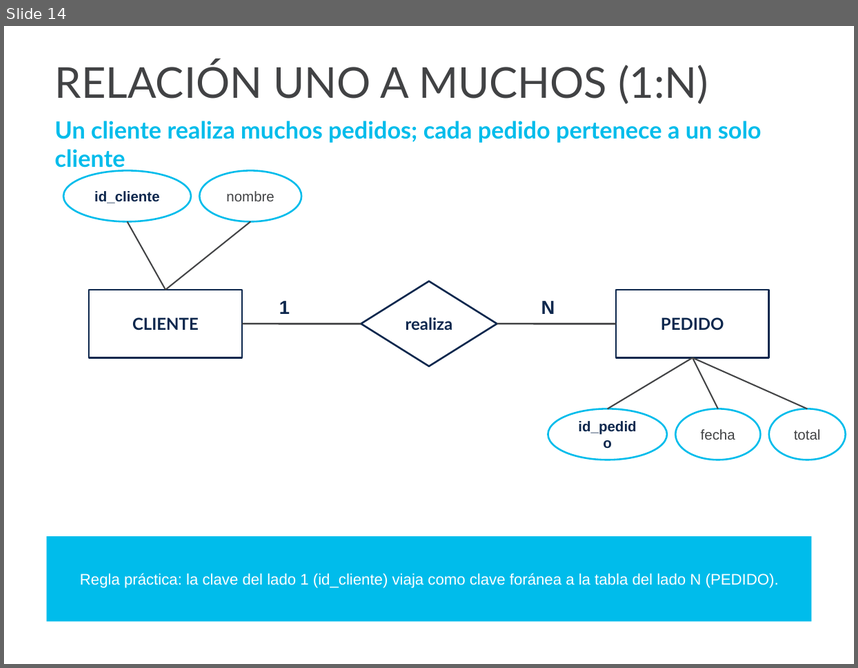
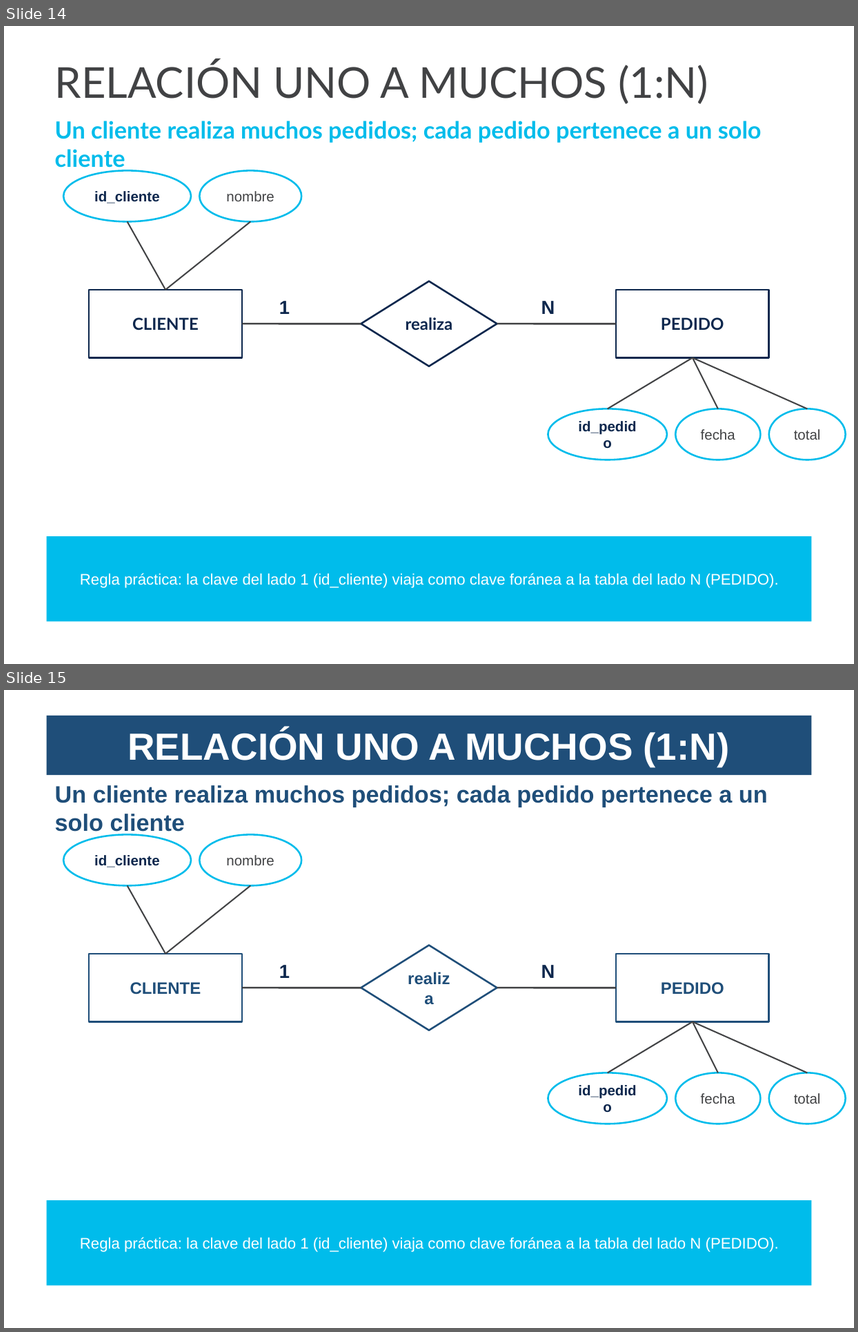
Before and after one commit to andcastillo/single_slide_creation, a slide deck: examples/generated_deck.pptx. Shown one above the other, each under a label of ours: slide 14 before the commit, slides 14 and 15 after it. The pictures are 858x668 and 858x1332 pixels, drawn with LibreOffice and Linux fonts; fonts in the diff are those of the drawing. Boxes give left, top, right and bottom in pixels: in the first picture for what was removed or moved away, otherwise in the second. Text is boxed around its words. In the diff, an @@ line names an element or a change of style, - is before the commit and + after.

Commit message:
add examples 2

```diff
--- a/examples/generated_deck.pptx
+++ b/examples/generated_deck.pptx
@@ slide 15 added at [4, 690, 854, 1328], background #FFFFFF @@
@@ rectangle added at [47, 716, 811, 775], fill #1F4E79, 32 pt, text #FFFFFF, bold @@
+RELACIÓN UNO A MUCHOS (1:N)
@@ text added at [55, 785, 768, 836], 20 pt, text #1F4E79, bold @@
+Un cliente realiza muchos pedidos; cada pedido pertenece a un solo cliente
@@ ellipse added at [63, 834, 191, 885], fill #FFFFFF, outline #00BCEB 1.5 pt, 12 pt, text #0D274D, bold @@
+id_cliente
@@ ellipse added at [199, 834, 301, 885], fill #FFFFFF, outline #00BCEB 1.5 pt, 12 pt, text #414244 @@
+nombre
@@ line added from (165, 954) to (128, 885), #414244 1.19 pt @@
@@ line added from (165, 954) to (250, 885), #414244 1.19 pt @@
@@ rectangle added at [89, 954, 242, 1021], fill #FFFFFF, outline #1F4E79 1.5 pt, 14 pt, text #1F4E79, bold @@
+CLIENTE
@@ diamond added at [361, 945, 497, 1030], fill #FFFFFF, outline #1F4E79 1.5 pt, 14 pt, text #1F4E79, bold @@
+realiza
@@ rectangle added at [616, 954, 769, 1021], fill #FFFFFF, outline #1F4E79 1.5 pt, 14 pt, text #1F4E79, bold @@
+PEDIDO
@@ text added at [279, 965, 290, 978], 16 pt, text #0D274D, bold @@
+1
@@ text added at [542, 965, 555, 978], 16 pt, text #0D274D, bold @@
+N
@@ line added from (242, 987) to (361, 987), #414244 1.5 pt @@
@@ line added from (497, 987) to (616, 987), #414244 1.5 pt @@
@@ line added from (693, 1021) to (608, 1072), #414244 1.19 pt @@
@@ line added from (693, 1021) to (718, 1072), #414244 1.19 pt @@
@@ line added from (693, 1021) to (807, 1072), #414244 1.19 pt @@
@@ ellipse added at [548, 1072, 667, 1123], fill #FFFFFF, outline #00BCEB 1.5 pt, 12 pt, text #0D274D, bold @@
+id_pedido
@@ ellipse added at [675, 1072, 760, 1123], fill #FFFFFF, outline #00BCEB 1.5 pt, 12 pt, text #414244 @@
+fecha
@@ ellipse added at [769, 1072, 846, 1123], fill #FFFFFF, outline #00BCEB 1.5 pt, 12 pt, text #414244 @@
+total
@@ rectangle added at [47, 1200, 811, 1285], fill #00BCEB, 13 pt, text #FFFFFF @@
+Regla práctica: la clave del lado 1 (id_cliente) viaja como clave foránea a la tabla del lado N (PEDIDO).
```
